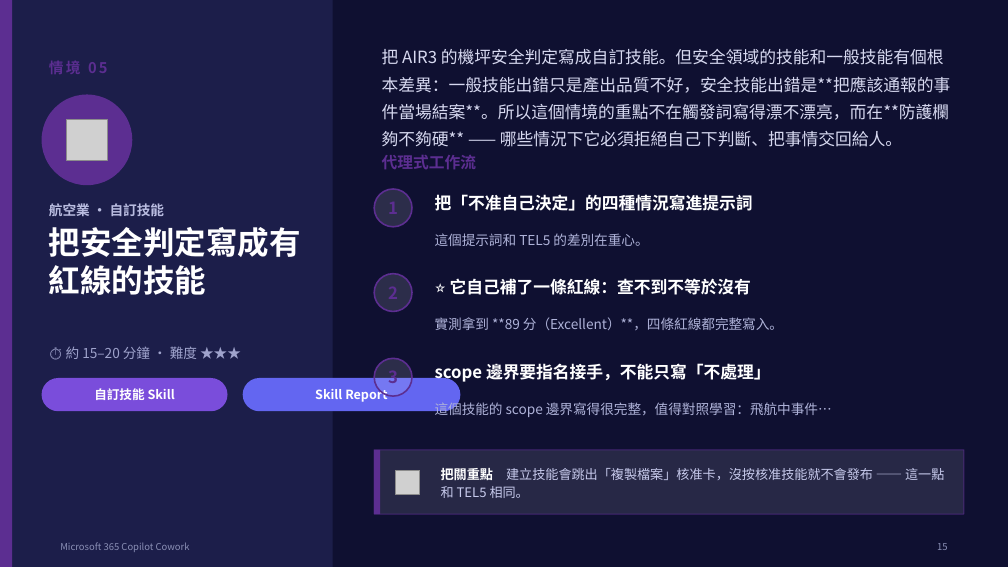
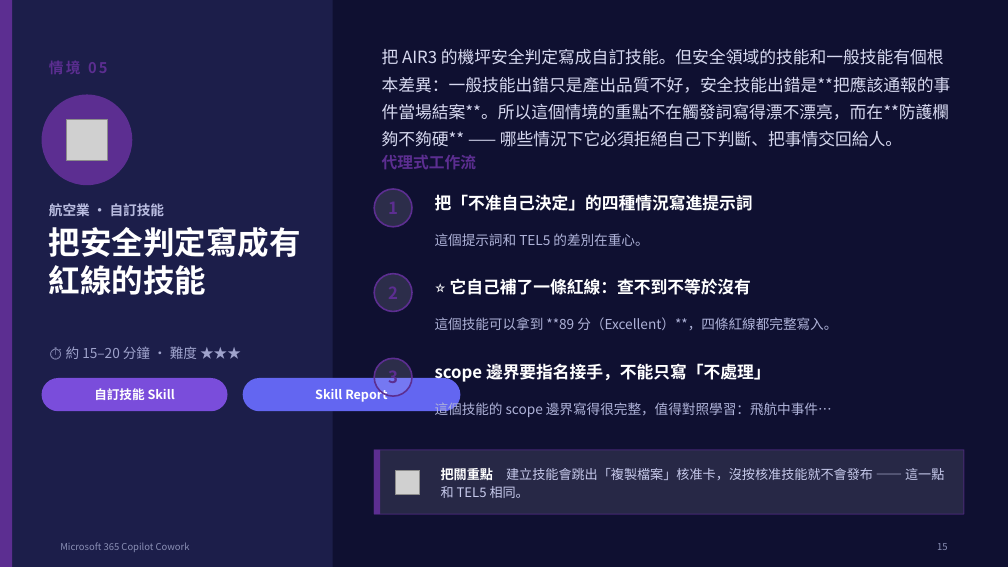
Before and after one commit to AndyHung11/Copilot-in-1mins, a slide deck: slide 16 of CoworkPlaybook/Cowork_教育訓練簡報_航空業版.pptx. Drawn at 1008x567 pixels with LibreOffice and Linux fonts; fonts in the diff are those of the drawing; grey boxes stand for pictures. Boxes give left, top, right and bottom in pixels: in the first picture for what was removed or moved away, otherwise in the second. Text is boxed around its words. In the diff, an @@ line names an element or a change of style, - is before the commit and + after.

```diff
--- a/CoworkPlaybook/Cowork_教育訓練簡報_航空業版.pptx
+++ b/CoworkPlaybook/Cowork_教育訓練簡報_航空業版.pptx
@@ text at <box>435,317,837,330</box>: text changed @@
-實測拿到 **89 分（Excellent）**，四條紅線都完整寫入。
+這個技能可以拿到 **89 分（Excellent）**，四條紅線都完整寫入。
```
Also in this commit, not shown: 4 other slides changed, 6 other files.
